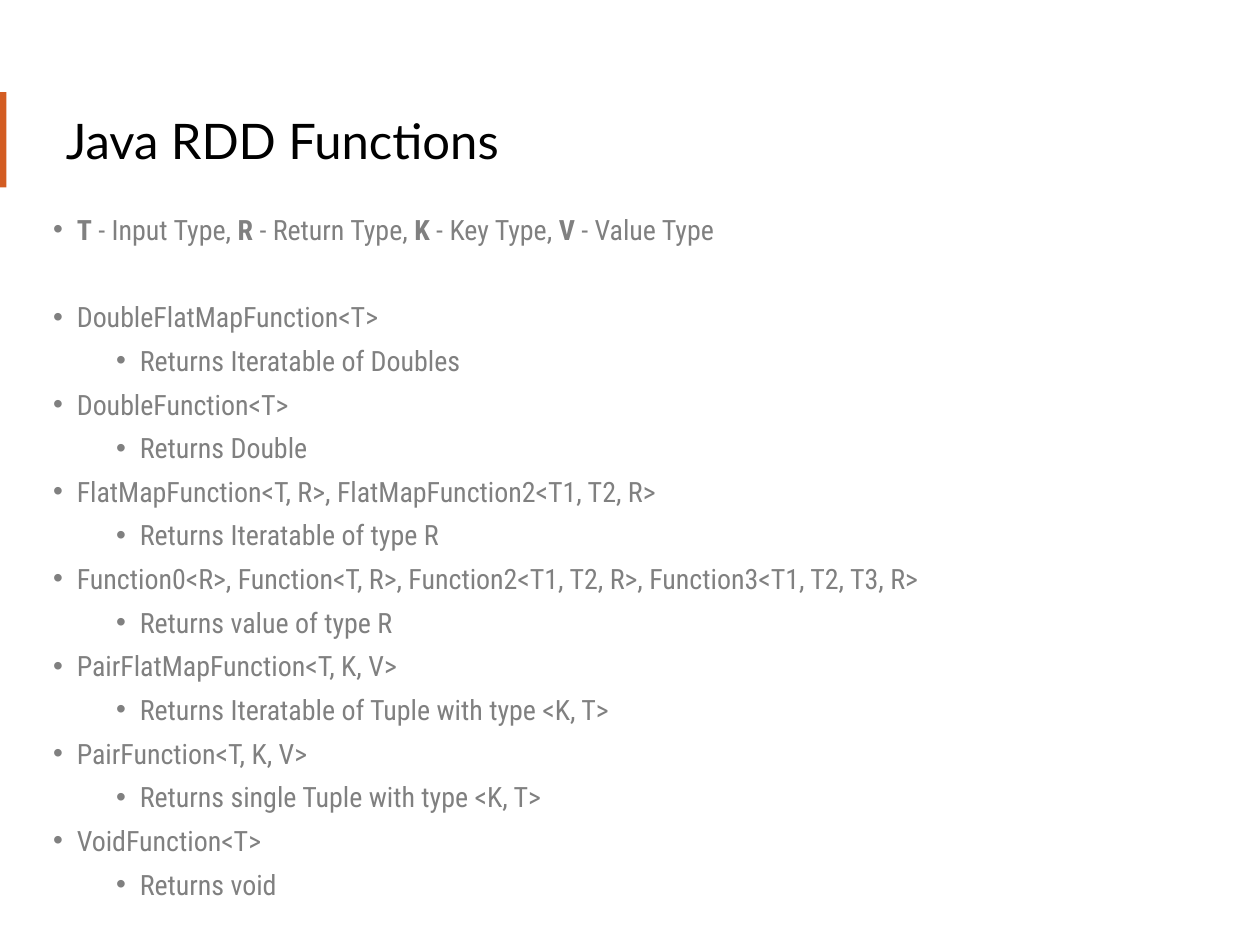
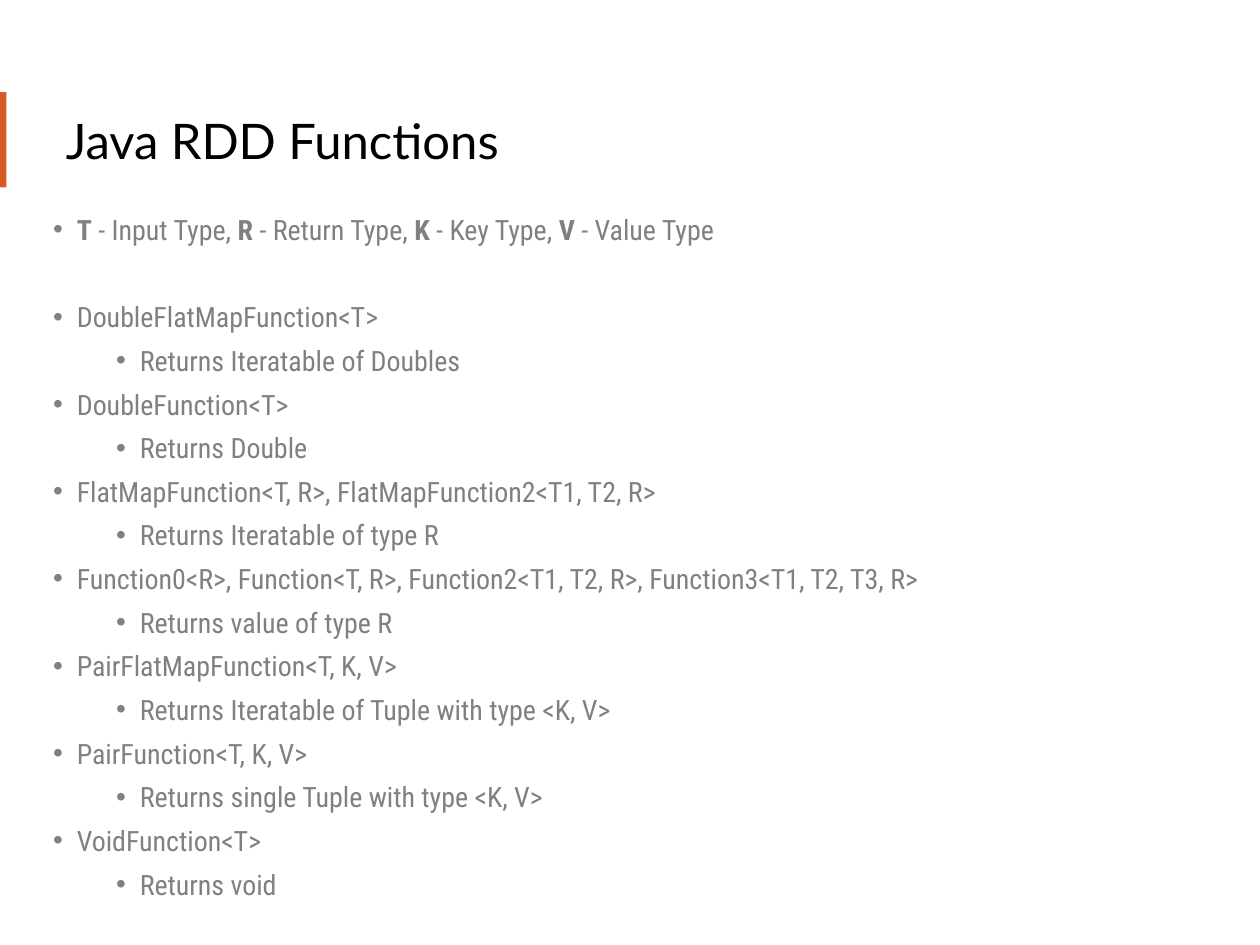
Before and after one commit to teamclairvoyant/intro-to-spark, a slide deck: slide 45 of Intro to Apache Spark Slides.pptx. Drawn at 1260x945 pixels with LibreOffice and Linux fonts; fonts in the diff are those of the drawing. Boxes give left, top, right and bottom in pixels: in the first picture for what was removed or moved away, otherwise in the second. Text is boxed around its words. In the diff, an @@ line names an element or a change of style, - is before the commit and + after.

Commit message:
Fixing spelling issues and other issues with slides after first run through

```diff
--- a/Intro to Apache Spark Slides.pptx
+++ b/Intro to Apache Spark Slides.pptx
@@ text at <box>140,699,611,726</box>: text changed @@
-  • Returns Iteratable of Tuple with type <K, T>
+  • Returns Iteratable of Tuple with type <K, V>
@@ text at <box>140,786,543,813</box>: text changed @@
-  • Returns single Tuple with type <K, T>
+  • Returns single Tuple with type <K, V>
```
Also in this commit, not shown: 13 other slides changed.
